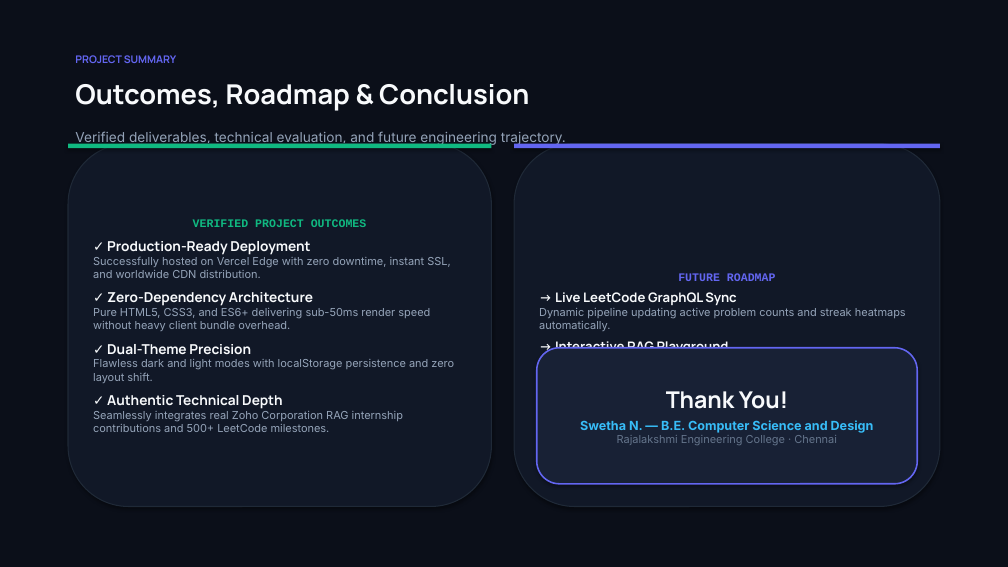
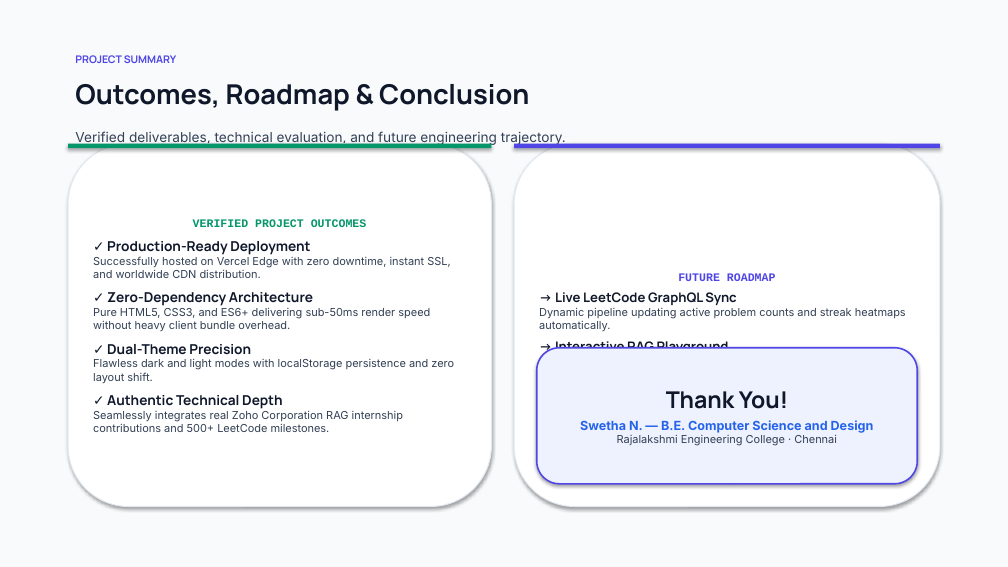
Before and after one commit to swethanagaraj2007/my_portfolio, a slide deck: slide 6 of presentation/Swetha_Portfolio_Presentation.pptx. Drawn at 1008x567 pixels with LibreOffice and Linux fonts; fonts in the diff are those of the drawing. Boxes give left, top, right and bottom in pixels: in the first picture for what was removed or moved away, otherwise in the second. Text is boxed around its words. In the diff, an @@ line names an element or a change of style, - is before the commit and + after.

Commit message:
Update presentation theme to Architectural Studio Light keynote style with high-contrast typography

```diff
--- a/presentation/Swetha_Portfolio_Presentation.pptx
+++ b/presentation/Swetha_Portfolio_Presentation.pptx
@@ rectangle at (0, 0, 1008, 567): fill #0B0F19 to #F8FAFC @@
@@ text "PROJECT SUMMARY" at (75, 55, 176, 63): text colour #6366F1 to #4F46E5 @@
@@ text "Outcomes, Roadmap & Conclusion" at (75, 84, 529, 111): text colour #F8FAFC to #0F172A @@
@@ text "Verified deliverables, technical evaluation, and ..." at (75, 131, 566, 146): text colour #94A3B8 to #334155 @@
@@ rounded rectangle "VERIFIED PROJECT OUTCOMES" at (68, 144, 492, 507): text colour #10B981 to #059669 in "VERIFIED PROJECT OUTCOMES"; text colour #F8FAFC to #0F172A in "✓ Production-Ready Deployment", "✓ Zero-Dependency Architecture", "✓ Dual-Theme Precision", "✓ Authentic Technical Depth"; text colour #94A3B8 to #334155 in "Successfully hosted on Vercel Edge with zero ...", "Pure HTML5, CSS3, and ES6+ delivering sub-50ms ...", "Flawless dark and light modes with localStorage ...", "Seamlessly integrates real Zoho Corporation RAG internship ..."; fill #111827 to #FFFFFF; outline #1F2937 1 pt to #E2E8F0 1 pt @@
@@ rectangle at (68, 144, 492, 148): fill #10B981 to #059669 @@
@@ rounded rectangle "FUTURE ROADMAP" at (514, 144, 940, 507): text colour #6366F1 to #4F46E5 in "FUTURE ROADMAP"; text colour #F8FAFC to #0F172A in "→ Live LeetCode GraphQL Sync", "→ Interactive RAG Playground"; text colour #94A3B8 to #334155 in "Dynamic pipeline updating active problem counts and ...", "In-browser live demonstration of OpenAPI and YAML ..."; fill #111827 to #FFFFFF; outline #1F2937 1 pt to #E2E8F0 1 pt @@
@@ rectangle at (514, 144, 940, 148): fill #6366F1 to #4F46E5 @@
@@ rounded rectangle "Thank You!" at (537, 348, 917, 484): text colour #F8FAFC to #0F172A in "Thank You!"; text colour #38BDF8 to #2563EB in "Swetha N. — B.E. Computer Science and ..."; text colour #64748B to #334155 in "Rajalakshmi Engineering College · Chennai"; fill #182135 to #EEF2FF; outline #6366F1 1.5 pt to #4F46E5 1.5 pt @@
```
Also in this commit, not shown: 5 other slides changed, 5 other files.
